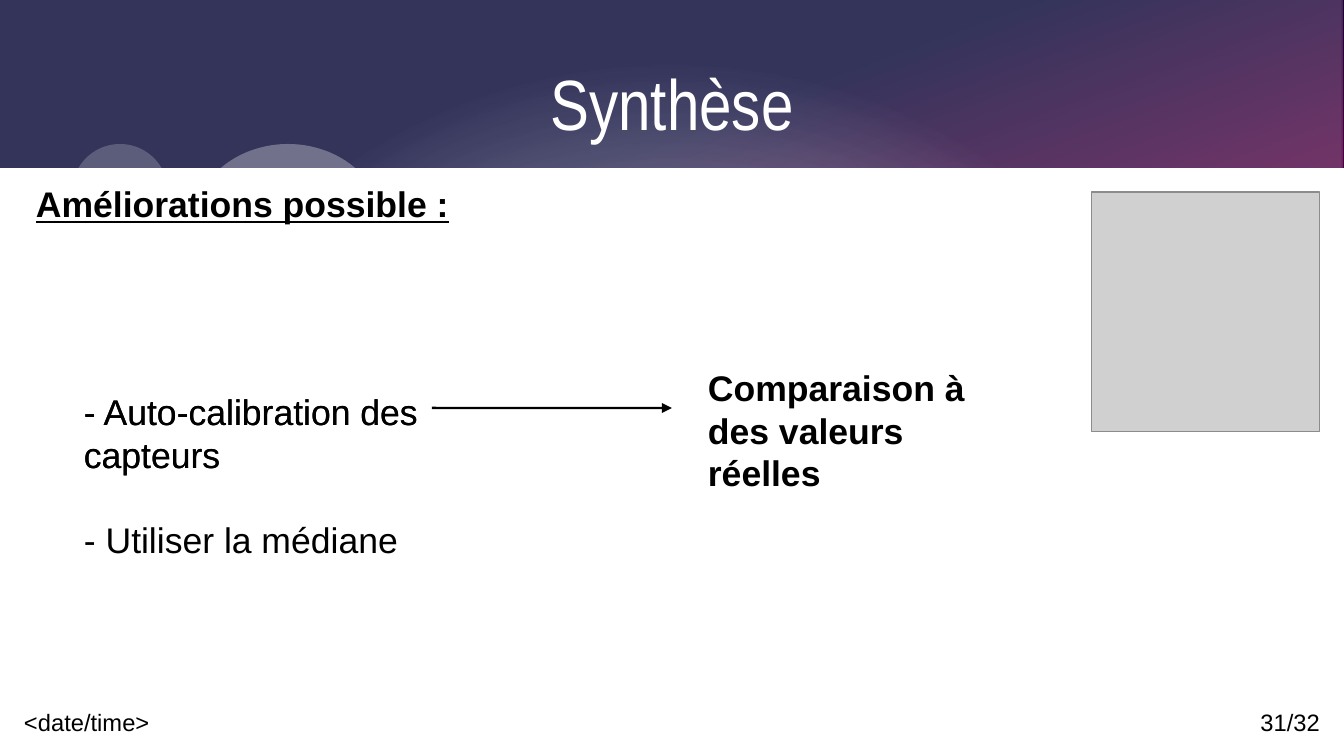
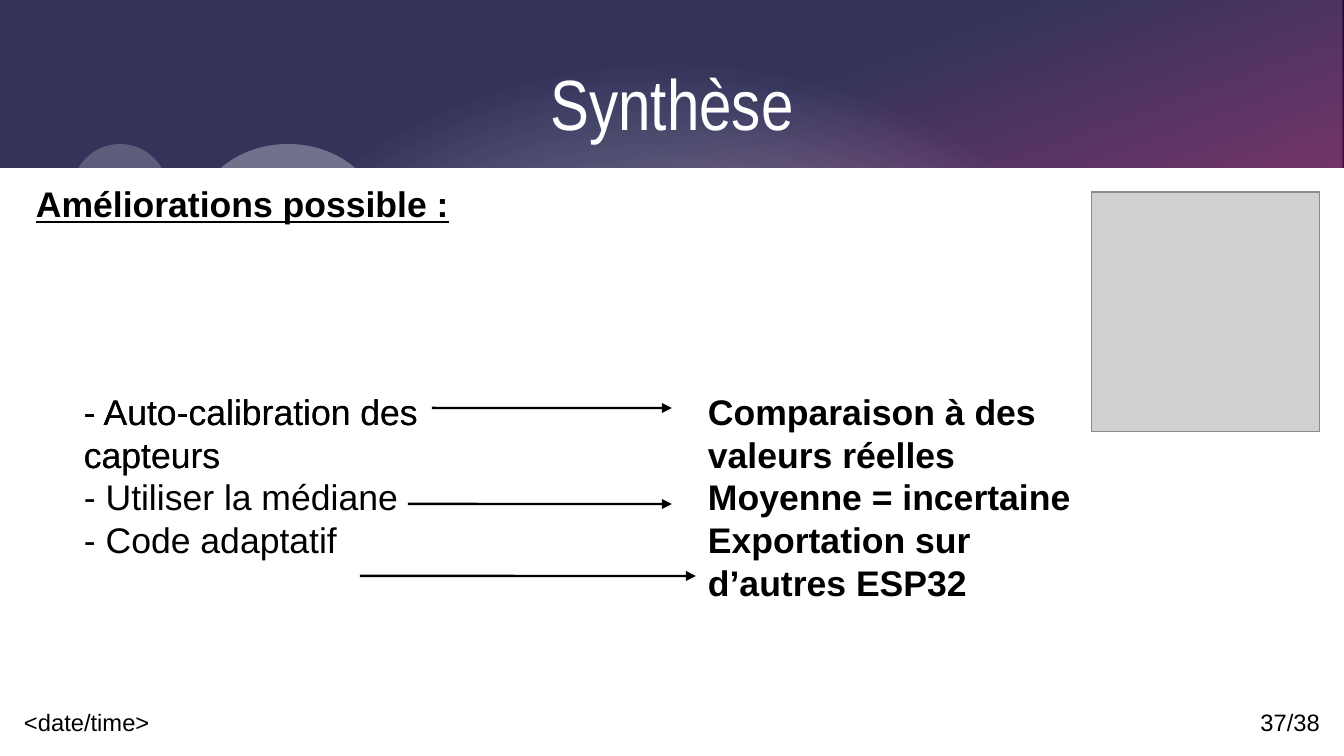
Before and after one commit to Corentinh2/PROJET_GESTIONNAIRE_DE_CHARGE, a slide deck: slide 37 of Revues/DiapoRevue3_VR.odp (slide 31 before the commit). Drawn at 1344x756 pixels with LibreOffice and Linux fonts; fonts in the diff are those of the drawing; grey boxes stand for pictures. Boxes give left, top, right and bottom in pixels: in the first picture for what was removed or moved away, otherwise in the second. Text is boxed around its words. In the diff, an @@ line names an element or a change of style, - is before the commit and + after.

```diff
--- a/Revues/DiapoRevue3_VR.odp
+++ b/Revues/DiapoRevue3_VR.odp
@@ text "Comparaison à des valeurs réelles": place and size @@
-text "Comparaison à des valeurs réelles" at [708,375,965,487]
+text "Comparaison à des valeurs réelles" at [708,399,1070,597]
@@ arrow added from (409, 504) to (672, 504), #000000 1.42 pt @@
@@ text at [708,484,1070,597]: paragraphs added @@
+Moyenne = incertaine
+Exportation sur d’autres ESP32
@@ text at [106,527,336,560]: paragraph added @@
+- Code adaptatif
@@ arrow added from (360, 576) to (696, 576), #000000 1.42 pt @@
@@ page number at [1260,713,1319,732]: text changed @@
-31/32
+37/38
```
Also in this commit, not shown: 12 other slides changed, 8 slides added, 2 slides removed, 33 other files.
